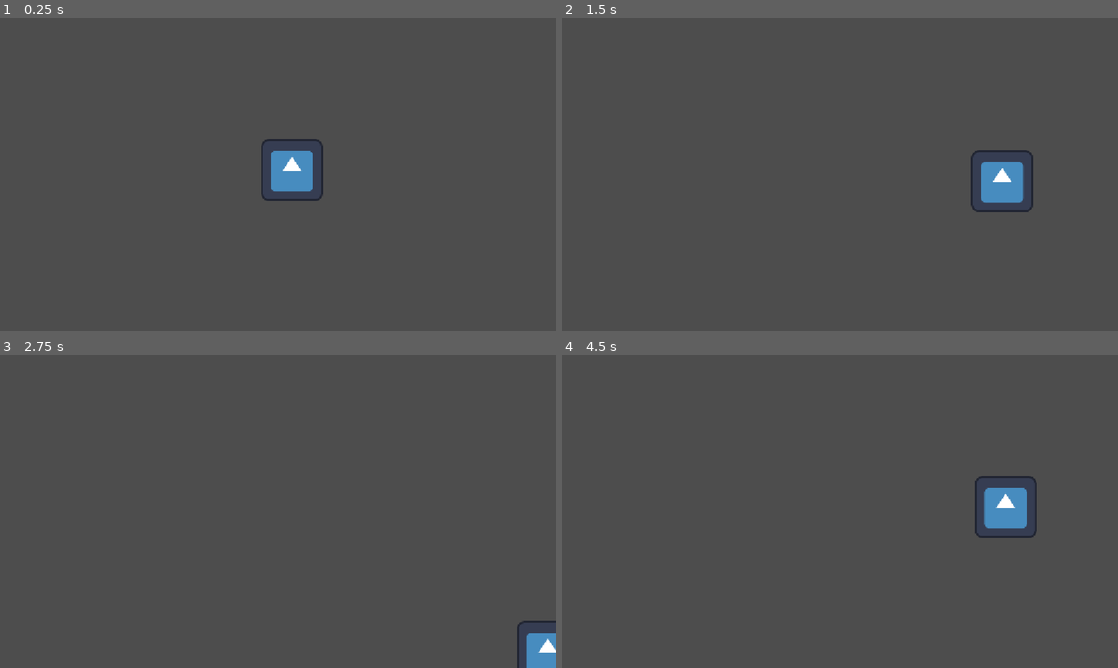
Above: before the commit, frames 1-4 (two rows, left to right).
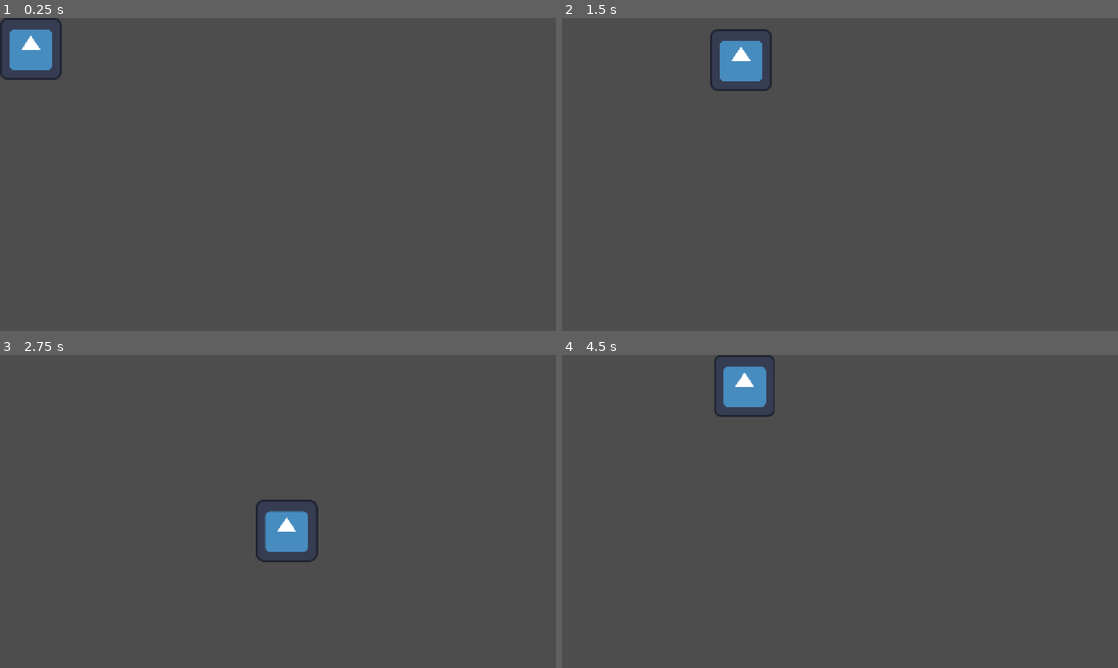
Above: after the commit, the same moments.

Repository: toru68/testing_ht26
Game: Godot game, scene res://player.tscn
The game is run twice, just before and just after one commit, with the same random seed, the same clock (stepped at 60 frames per second) and the same inputs. The engine's default icon, where the game draws it, is replaced by a stand-in: a white triangle on a blue panel in a dark square.
Inputs:
- Up to frame 1 (0.25 s): no input
- Up to frame 2 (1.5 s): tap Enter at 0.5 s; hold Right (ui_right) 0.53-1.28 s; hold Down (ui_down) from 1.28 s (still down)
- Up to frame 3 (2.75 s): release Down (ui_down) at 2.03 s; hold Right (ui_right) from 2.03 s (still down)
- Up to frame 4 (4.5 s): release Right (ui_right) at 2.78 s; hold Up (ui_up) 2.78-3.53 s; hold Left (ui_left) from 3.53 s (still down)

The runs differ from the first frame. In frame 1, 2.5% of the frame differs, in the area x 0-59%, y 0-59%; in frame 2, 2.5%; in frame 3, 2.0%; in frame 4, 2.6%, in the area x 27-86%, y 0-59%.

Commit message:
Second game

Diff:
--- a/testspel/level.tscn
+++ b/testspel/level.tscn
@@ -2,7 +2,20 @@
 
 [ext_resource type="PackedScene" uid="uid://c428qoebrxcp" path="res://player.tscn" id="1_u52ul"]
 
+[sub_resource type="RectangleShape2D" id="RectangleShape2D_4c55m"]
+size = Vector2(100, 720)
+
 [node name="Level" type="Node2D" unique_id=303478450]
 
 [node name="Player" parent="." unique_id=1682511538 instance=ExtResource("1_u52ul")]
-position = Vector2(556, 324)
+position = Vector2(-1, 0)
+
+[node name="Border" type="Node2D" parent="." unique_id=1336265662]
+position = Vector2(198, 48)
+
+[node name="StaticBody2D" type="StaticBody2D" parent="Border" unique_id=575136804]
+position = Vector2(337, 133)
+
+[node name="CollisionShape2D" type="CollisionShape2D" parent="Border/StaticBody2D" unique_id=1686803783]
+position = Vector2(205, 130)
+shape = SubResource("RectangleShape2D_4c55m")
--- a/testspel/player.tscn
+++ b/testspel/player.tscn
@@ -10,8 +10,9 @@
 script = ExtResource("1_onrkg")
 
 [node name="PlayerShape" type="Sprite2D" parent="." unique_id=1798201810]
-position = Vector2(605, 315)
 texture = ExtResource("2_i3pqv")
+centered = false
 
-[node name="CollisionShape2D" type="CollisionShape2D" parent="PlayerShape" unique_id=67801421]
+[node name="CollisionShape2D" type="CollisionShape2D" parent="." unique_id=67801421]
+position = Vector2(64, 63)
 shape = SubResource("RectangleShape2D_4vv2q")
--- a/testspel/player.tscn.gd
+++ b/testspel/player.tscn.gd
@@ -2,13 +2,18 @@
 
 class_name Player
 
-const MAX_SPEED = 400
-const ACC = 1500
+const  MAX_SPEED: int = 400
+const ACC: int = 1500
 
 #Godots spelloop: anropas automatiskt av spelmptorn 60 ggr/sek.
 func _physics_process(delta: float) -> void:
 
-	var direction = Input.get_vector("ui_left", "ui_right", "ui_up", "ui_down")
+
+	var direction = Input.get_vector("left", "right", "up", "down")
 	velocity = velocity.move_toward(direction*MAX_SPEED, ACC*delta)
 
 	move_and_slide()
+
+	#print(get_slide_collision_count())
+	#if(Input.is_action_pressed("down")):
+	#	$PlayerShape.rotation += 0.1*delta
--- a/testspel/project.godot
+++ b/testspel/project.godot
@@ -20,6 +20,29 @@
 window/stretch/mode="canvas_items"
 window/stretch/aspect="expand"
 
+[input]
+
+left={
+"deadzone": 0.2,
+"events": [Object(InputEventKey,"resource_local_to_scene":false,"resource_name":"","device":-1,"window_id":0,"alt_pressed":false,"shift_pressed":false,"ctrl_pressed":false,"meta_pressed":false,"pressed":false,"keycode":0,"physical_keycode":4194319,"key_label":0,"unicode":0,"location":0,"echo":false,"script":null)
+]
+}
+right={
+"deadzone": 0.2,
+"events": [Object(InputEventKey,"resource_local_to_scene":false,"resource_name":"","device":-1,"window_id":0,"alt_pressed":false,"shift_pressed":false,"ctrl_pressed":false,"meta_pressed":false,"pressed":false,"keycode":0,"physical_keycode":4194321,"key_label":0,"unicode":0,"location":0,"echo":false,"script":null)
+]
+}
+up={
+"deadzone": 0.2,
+"events": [Object(InputEventKey,"resource_local_to_scene":false,"resource_name":"","device":-1,"window_id":0,"alt_pressed":false,"shift_pressed":false,"ctrl_pressed":false,"meta_pressed":false,"pressed":false,"keycode":0,"physical_keycode":4194320,"key_label":0,"unicode":0,"location":0,"echo":false,"script":null)
+]
+}
+down={
+"deadzone": 0.2,
+"events": [Object(InputEventKey,"resource_local_to_scene":false,"resource_name":"","device":-1,"window_id":0,"alt_pressed":false,"shift_pressed":false,"ctrl_pressed":false,"meta_pressed":false,"pressed":false,"keycode":0,"physical_keycode":4194322,"key_label":0,"unicode":0,"location":0,"echo":false,"script":null)
+]
+}
+
 [physics]
 
 3d/physics_engine="Jolt Physics"
